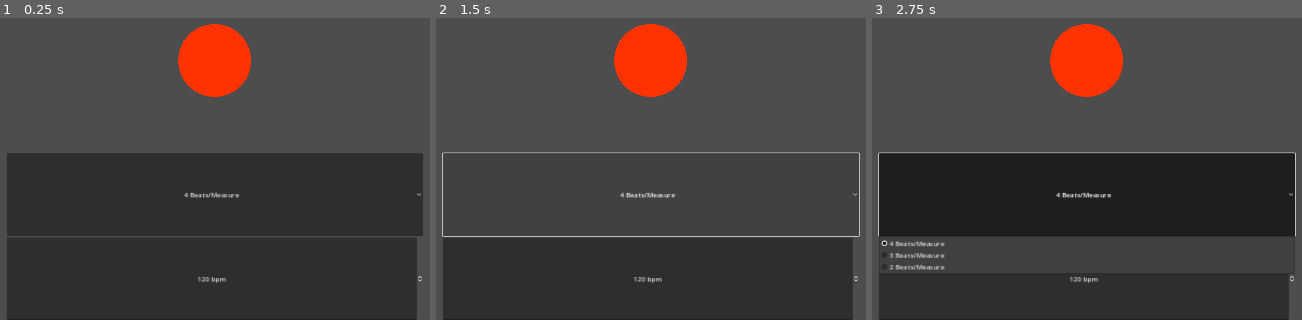
Above: before the commit, frames 1-3 (left to right).
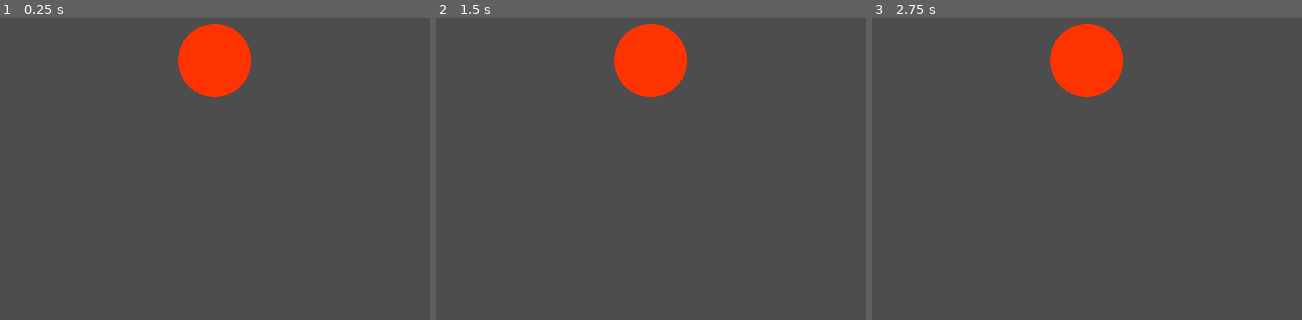
Above: after the commit, the same moments.

Repository: hackerkid27/virtual-conductor
Game: Godot game, scene res://scenes/Main.tscn
Same seed, same stepped clock (60 frames per second), same inputs: the game is played once before the commit and once after it.
Inputs (mouse positions are in pixels of both pictures, inside the frame that each line leads up to):
- Up to frame 1 (0.25 s): no input
- Up to frame 2 (1.5 s): click (651, 193) at 0.5 s, where only the run before the commit has a clickable "4 Beats/Measure"; click (651, 193) at 1.25 s, where only the run before the commit has a clickable "4 Beats/Measure"
- Up to frame 3 (2.75 s): click (1087, 193) at 2 s, where only the run before the commit has a clickable "4 Beats/Measure"

The runs differ from the first frame. In frame 1, 52% of the frame differs, in the area x 1-99%, y 44-100%; in frame 2, 27%; in frame 3, 42%.

Commit message:
Set up scripts and signals for functionality.

Diff:
--- a/scenes/Main.tscn
+++ b/scenes/Main.tscn
@@ -1,18 +1,15 @@
-[gd_scene load_steps=3 format=3 uid="uid://dtwqprad5de6f"]
+[gd_scene load_steps=4 format=3 uid="uid://dtwqprad5de6f"]
 
+[ext_resource type="Script" path="res://scripts/main.gd" id="1_2vrvv"]
 [ext_resource type="PackedScene" uid="uid://uj0qug0ucqql" path="res://scenes/UI.tscn" id="1_6jwns"]
 [ext_resource type="PackedScene" uid="uid://c1sy7ss0tx7kf" path="res://scenes/Animation.tscn" id="3_mh4lp"]
 
 [node name="Main" type="Node2D"]
+script = ExtResource("1_2vrvv")
 
 [node name="UI" parent="." instance=ExtResource("1_6jwns")]
-anchors_preset = 7
-anchor_left = 0.5
-anchor_top = 1.0
-anchor_right = 0.5
-offset_right = 1080.0
-offset_bottom = 1920.0
-grow_vertical = 0
-script = null
 
 [node name="Animation" parent="." instance=ExtResource("3_mh4lp")]
+
+[connection signal="beat_changed" from="UI" to="." method="_on_ui_beat_changed"]
+[connection signal="tempo_changed" from="UI" to="." method="_on_ui_tempo_changed"]
--- a/scripts/main.gd
+++ b/scripts/main.gd
@@ -1 +1,14 @@
 extends Node2D
+
+
+# Called when the node enters the scene tree for the first time.
+func _ready() -> void:
+	pass # Replace with function body.
+
+
+func _on_ui_beat_changed(new_beat: int) -> void:
+	pass # Replace with function body.
+
+
+func _on_ui_tempo_changed(new_tempo: int) -> void:
+	pass # Replace with function body.
